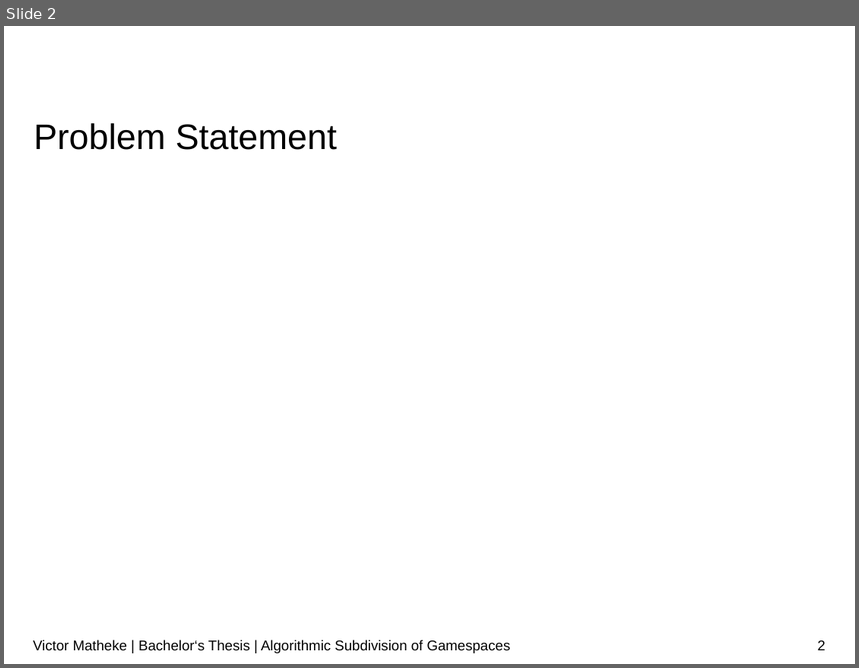
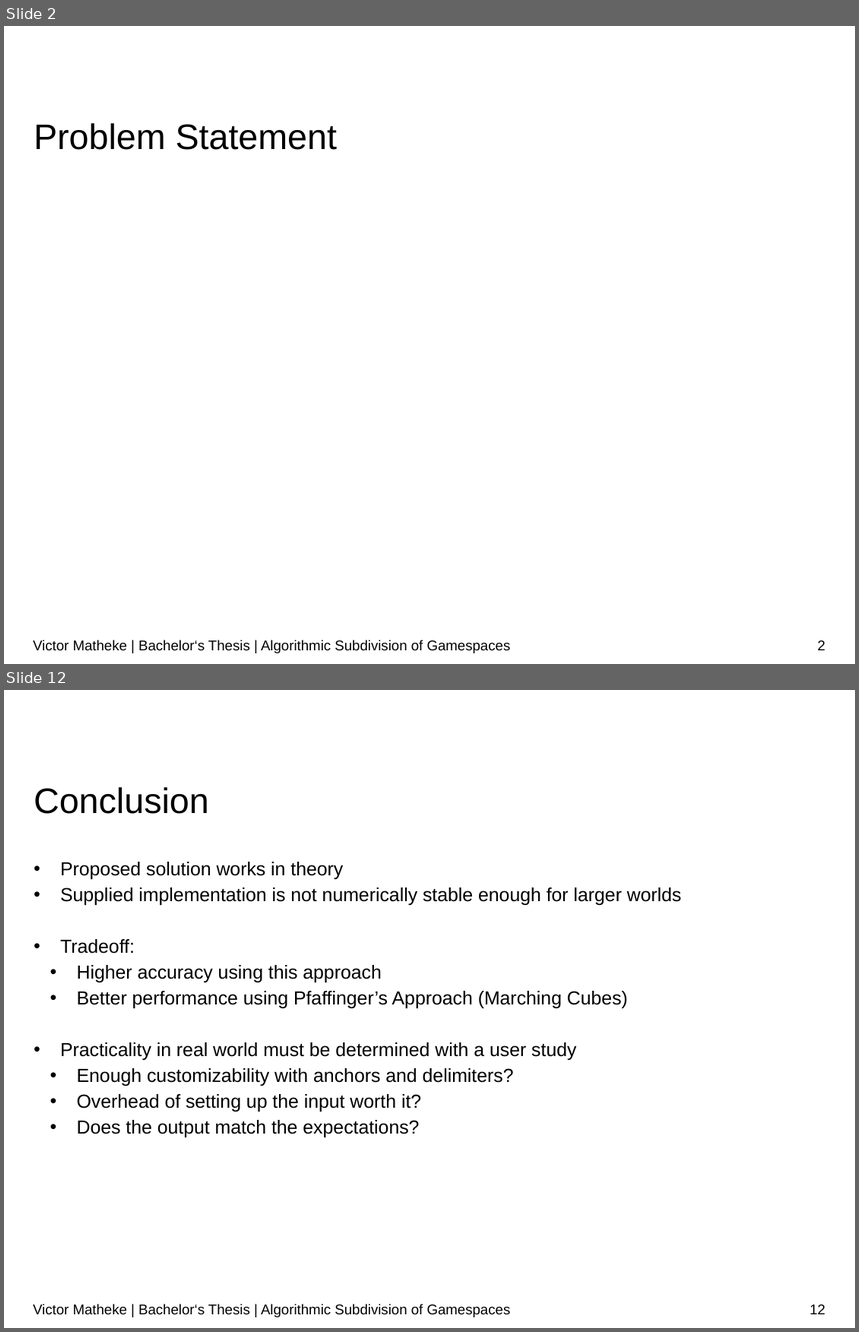
Before and after one commit to surrealtm/Thesis, a slide deck: Presentation/Presentation.pptx. Shown one above the other, each under a label of ours: slide 2 before the commit, slides 2 and 12 after it; the slides between them are not shown. The pictures are 859x668 and 859x1332 pixels, drawn with LibreOffice and Linux fonts; fonts in the diff are those of the drawing; grey boxes stand for pictures; background and template pictures are left out. Boxes give left, top, right and bottom in pixels: in the first picture for what was removed or moved away, otherwise in the second. Text is boxed around its words. In the diff, an @@ line names an element or a change of style, - is before the commit and + after.

```diff
--- a/Presentation/Presentation.pptx
+++ b/Presentation/Presentation.pptx
@@ slide 12 added at (x1=4, y1=690, x2=855, y2=1328), background #FFFFFF @@
@@ title added at (x1=34, y1=787, x2=209, y2=814), 30 pt, text #000000 @@
+Conclusion
@@ text added at (x1=60, y1=862, x2=682, y2=1138), 16 pt, text #000000 @@
+• Proposed solution works in theory
+• Supplied implementation is not numerically stable enough for larger worlds
+• Tradeoff:
+  • Higher accuracy using this approach
+  • Better performance using Pfaffinger’s Approach (Marching Cubes)
+• Practicality in real world must be determined with a user study
+  • Enough customizability with anchors and delimiters?
+  • Overhead of setting up the input worth it?
+  • Does the output match the expectations?
@@ text added at (x1=33, y1=1304, x2=511, y2=1318), 12 pt, text #000000 @@
+Victor Matheke | Bachelor‘s Thesis | Algorithmic Subdivision of Gamespaces
@@ page number added at (x1=810, y1=1305, x2=826, y2=1315), 12 pt, text #000000 @@
+12
```
Also in this commit, not shown: 9 other slides added.
